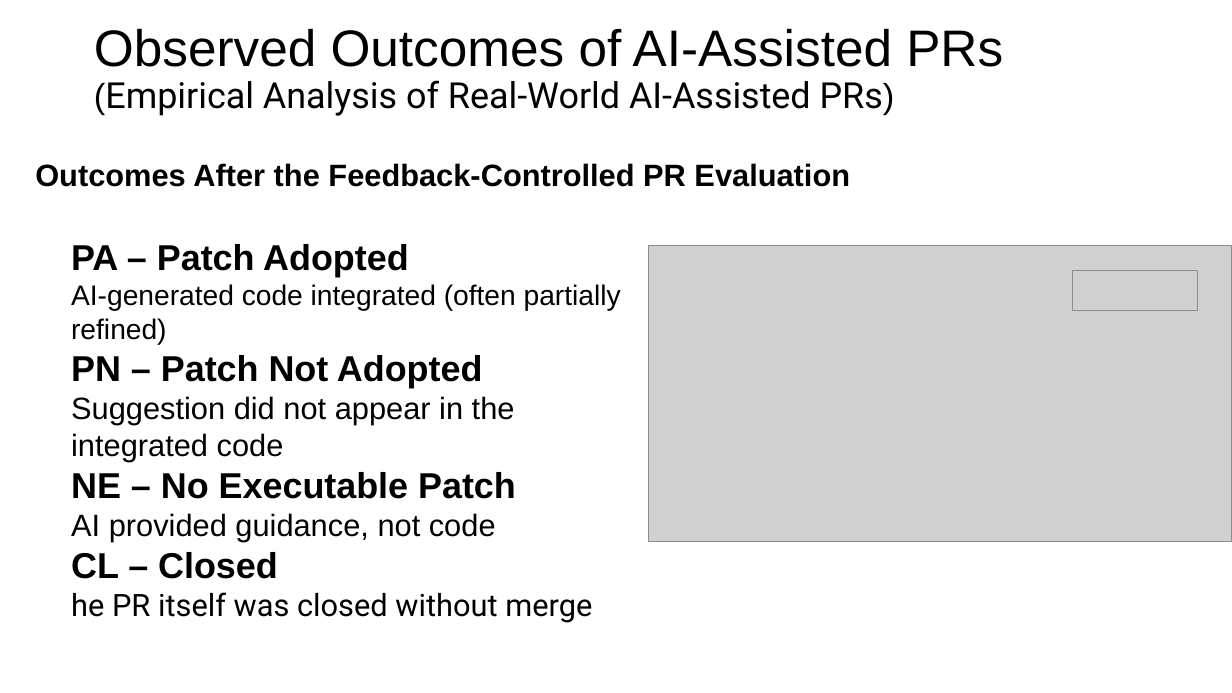
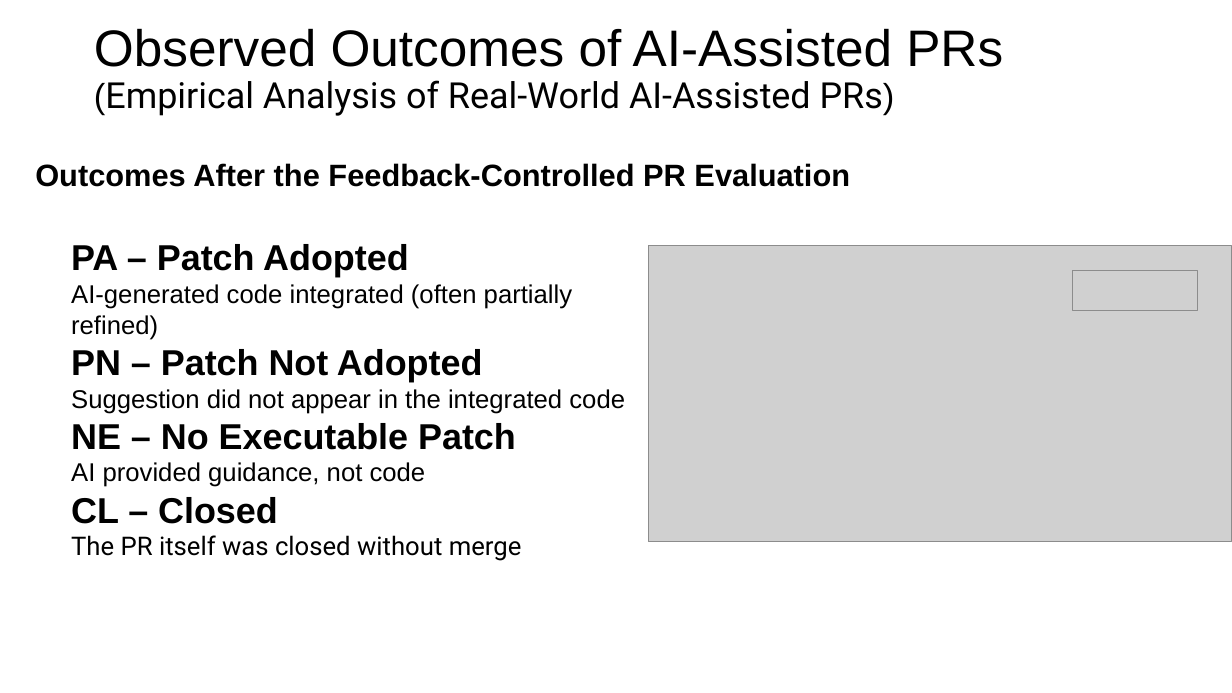
Before and after one commit to johnxu21/johnxu21.github.io, a slide deck: slide 7 of teaching/CS472/Timetable/LLM-V1.pptx. Drawn at 1232x693 pixels with LibreOffice and Linux fonts; fonts in the diff are those of the drawing; grey boxes stand for pictures. Boxes give left, top, right and bottom in pixels: in the first picture for what was removed or moved away, otherwise in the second. Text is boxed around its words. In the diff, an @@ line names an element or a change of style, - is before the commit and + after.

```diff
--- a/teaching/CS472/Timetable/LLM-V1.pptx
+++ b/teaching/CS472/Timetable/LLM-V1.pptx
@@ text at [71, 284, 625, 487]: size 22 to 20 pt in "AI-generated code integrated (often partially refined)"; size 24 to 20 pt in "Suggestion did not appear in the integrated ...", "AI provided guidance, not code" @@
@@ text at [71, 535, 522, 561]: text changed; size 24 to 20 pt @@
-he PR itself was closed without merge
+The PR itself was closed without merge
```
Also in this commit, not shown: 9 other slides changed, 1 slide added, 1 slide removed.
